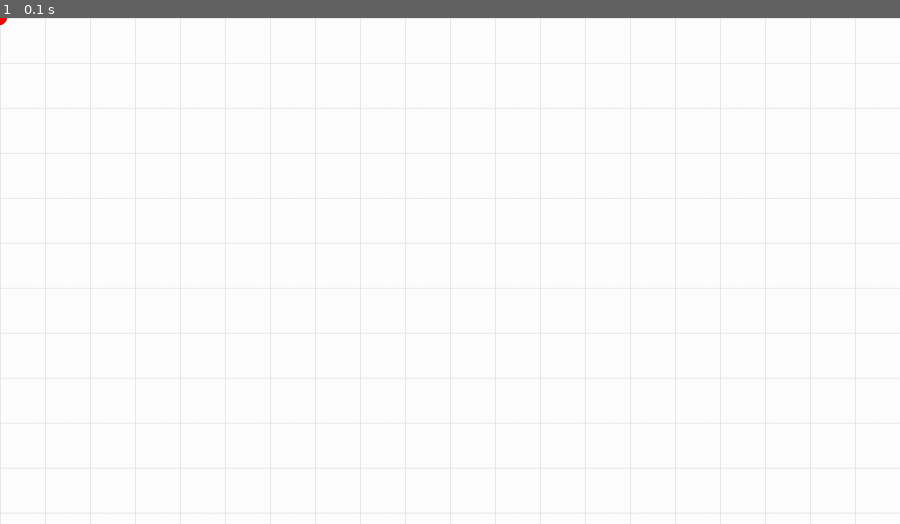
Above: before the commit, frame 1.
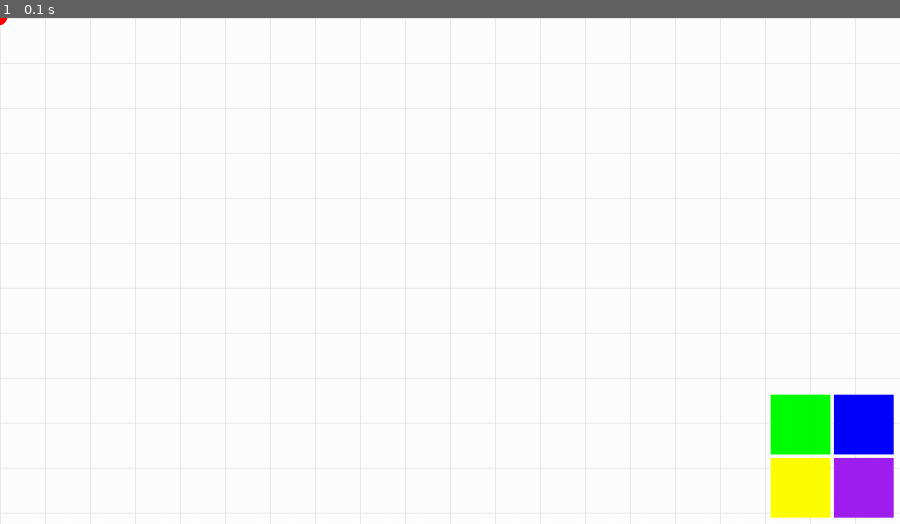
Above: after the commit, the same moment.

Repository: KenzieLippa/MarioMakerPygame
Game: pygame game, started from code/main.py
Two runs of this game, one before a commit and one after it. Both use one fixed random seed, a clock stepped at 60 frames per second and the inputs below.
Inputs:
- Up to frame 1 (0.1 s): no input

The runs differ from the first frame. In frame 1, 3.2% of the frame differs, in the area x 85-100%, y 74-99%.

Commit message:
some more nonsense i added

Diff:
--- a/code/editor.py
+++ b/code/editor.py
@@ -50,12 +50,12 @@
             self.pan_active = True
             self.pan_offset = vector(mouse_pos()) - self.origin
             #gets distance between mouse and self origin
-            print('right mouse')
+           # print('right mouse')
         if not mouse_buttons()[2]:
             self.pan_active = False
 
         if event.type == pygame.MOUSEWHEEL:
-            print(event.y) #is up and down movement
+            #print(event.y) #is up and down movement
             #gets all keys currently being pressed
             if pygame.key.get_pressed()[pygame.K_LCTRL]:
                 self.origin.y -= event.y * 50
@@ -116,6 +116,6 @@
         self.display_surface.fill('white') # to tell if we are here
         self.draw_tile_lines()
         pygame.draw.circle(self.display_surface, 'red', self.origin, 10)
-
+        self.menu.display()
 
     #will be creating a menu
--- a/code/menu.py
+++ b/code/menu.py
@@ -1,12 +1,72 @@
 import pygame
 from settings import *
+from pygame.image import load
 
 class Menu:
     def __init__(self) -> None:
         self.display_surface = pygame.display.get_surface()
+        #needs to be first
+        self.create_data()
+        self.create_buttons()
+
+    def create_data(self):
+        self.menu_surfs = {}
+        for key, value in EDITOR_DATA.items():
+            #only need if theres a menu surface
+            if value['menu']:
+                #if there is a value key menu
+                if not value['menu'] in self.menu_surfs:
+                    #if not in dict then add
+                    self.menu_surfs[value['menu']] = [(key, load(value['menu_surf']))]
+                else:
+                    self.menu_surfs[value['menu']].append((key, load(value['menu_surf'])))
+        #print(self.menu_surfs)
+
+            # print(key)
+            # print(value)
 
     def create_buttons(self):
-        pass
+
+        #menu area general
+        size = 180
+        margin = 6
+        topleft = (WINDOW_WIDTH - size - margin, WINDOW_HEIGHT - size - margin)
+        #make the rect size with the size var, then the margin is the space
+        #between the box and th margin
+        self.rect = pygame.Rect(topleft, (size, size))
+
+        #button areas
+        #we want 4 button rectangles
+        generic_button_rect = pygame.Rect(self.rect.topleft, (self.rect.width/2, self.rect.height/ 2)) #need a rect 1/4 th size of th box
+        button_margin = 5
+        self.tile_button_rect = generic_button_rect.copy().inflate(-button_margin, -button_margin)
+        self.coin_button_rect = generic_button_rect.move(self.rect.height /2, 0).inflate(-button_margin, -button_margin)
+        self.enemy_button_rect = generic_button_rect.move(self.rect.height /2, self.rect.width/2).inflate(-button_margin, -button_margin)
+        self.palm_button_rect = generic_button_rect.move(0, self.rect.width/ 2).inflate(-button_margin, -button_margin)
+
+        #create the buttons
+        self.buttons = pygame.sprite.Group()
+        Button(self.tile_button_rect, self.buttons, self.menu_surfs['terrain'])
+        Button(self.coin_button_rect, self.buttons, self.menu_surfs['coin'])
+        Button(self.enemy_button_rect, self.buttons, self.menu_surfs['enemy'])
+        Button(self.palm_button_rect, self.buttons, self.menu_surfs['palm fg'], self.menu_surfs['palm bg'])
 
     def display(self):
-        pass
+        #pygame.draw.rect(self.display_surface, 'red', self.rect)
+        pygame.draw.rect(self.display_surface, 'green', self.tile_button_rect)
+        pygame.draw.rect(self.display_surface, 'blue', self.coin_button_rect)
+        pygame.draw.rect(self.display_surface, 'yellow', self.palm_button_rect)
+        pygame.draw.rect(self.display_surface, 'purple', self.enemy_button_rect)
+
+class Button(pygame.sprite.Sprite):
+    #inherits from the sprite class
+    def __init__(self, rect, group, items, items_alt = None):
+        #some buttons have alt items
+        super().__init__(group) #for inheritance reasons
+        self.image = pygame.Surface(rect.size)
+        self.rect = rect
+        #items
+        self.items = {'main': items, 'alt': items_alt}
+        self.index = 0 #which item we are on
+        self.main_active = True
+        #will need to import a bunch of shit
